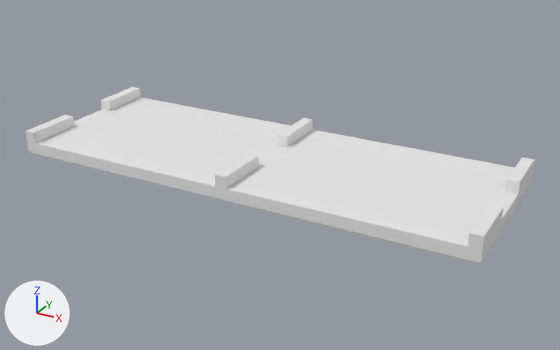
Two versions of the OBJ model Assets/CityVoxelPack/Assets/roads/tall/Mesh/road15.obj, one commit apart.
Both versions are drawn from a camera (50 mm lens) standing at (30.5, -53.3, 26.1) and looking at (1.2, -0.1, -0.5). Every picture has the same lights, and +X, +Y and +Z are marked at lower left. Where no turn or scale is listed for an object, it has been applied to the vertices. Vertices at the same position are counted once.

Before the edit, the objects in view are built like this:
```python
me_road15 = bpy.data.meshes.new('road15')
me_road15.from_pydata(...)  # 300 vertices, 596 faces; spans x -20.5..20.5, y -7.5..7.5, z 0.0..2.0
me_road15.materials.append(mat_palette)  # white #e7e7e7
ob_road15 = bpy.data.objects.new('road15', me_road15)
ob_road15.location = (0.0, 0.0, 0.0)
```
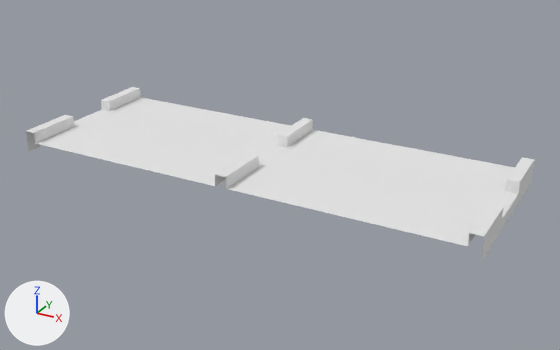
Boxes [x1, y1, x2, y2] around the edits, measured in the pictures (560 x 350 px):
part 1 of me_road15, deleted: before [26, 131, 484, 263]

Diff of the bpy script that builds the scene:
```diff
--- a/Assets/CityVoxelPack/Assets/roads/tall/Mesh/road15.obj.py
+++ b/Assets/CityVoxelPack/Assets/roads/tall/Mesh/road15.obj.py
@@ me_road15 @@
 # used by ob_road15; location = (0.0, 0.0, 0.0)
-me_road15.from_pydata(...)  # 300 vertices, 596 faces; spans x -20.5..20.5, y -7.5..7.5, z 0.0..2.0
+me_road15.from_pydata(...)  # 168 vertices, 298 faces; spans x -20.5..20.5, y -7.5..7.5, z 0.0..2.0
+# me_road15 part 1
+# 132 vertices are removed from x -19.5..19.5, y -7.5..7.5, z 0.0
+# 298 faces are deleted
 me_road15.materials.append(mat_palette)
```
